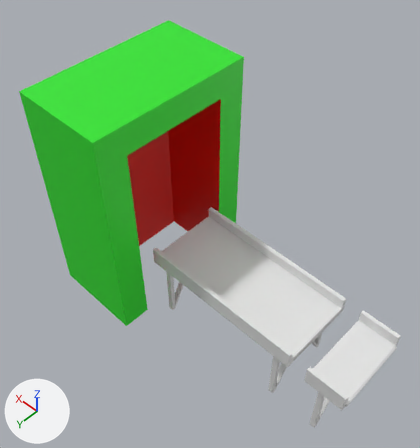
The Blender file Assets/Models/Conveyor.blend as it was, and as the next commit left it.
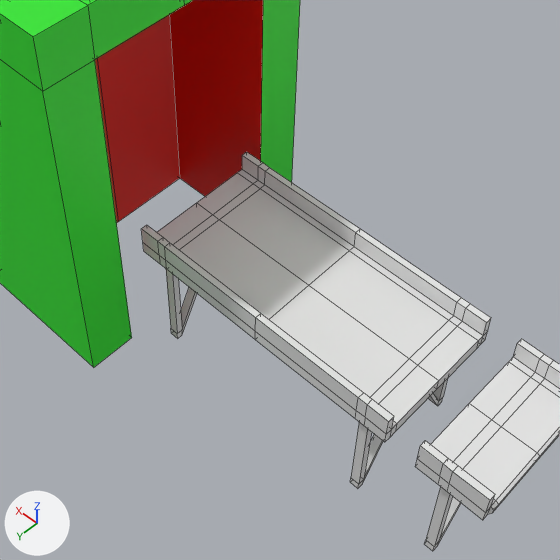
There are two pictures of each version: one whole from a 50 mm lens placed at (-16.5, 11.88, 22.68), pointed at (-5.31, 0.29, 5.73), one close up on the part from 18% to 92% of the width and 27% to 97% of the height. Lighting does not change. The marker at lower left points along +X, +Y and +Z. The close-ups show mesh edges as thin lines.

Script lines for the objects in view, before the commit:
```python
me_cube = bpy.data.meshes.new('Cube')
me_cube.from_pydata(...)  # 21 vertices, 16 faces; spans x -3.28..1.0, y 0.0..3.71, z -5.33..5.33
# faces by material slot: [13, 3]
me_cube.materials.append(mat_material)  # green #2ce729
me_cube.materials.append(mat_material_001)  # red #e71500
me_cube_002 = bpy.data.meshes.new('Cube.002')
me_cube_002.from_pydata(...)  # 52 vertices, 43 faces; spans x 0.0..3.72, y 0.0..1.79, z -3.18..0.66
me_cube_004 = bpy.data.meshes.new('Cube.004')
me_cube_004.from_pydata(...)  # 102 vertices, 103 faces; spans x 1.97..3.72, y -1.79..1.79, z -3.18..0.66
ob_conveyor_end = bpy.data.objects.new('Conveyor End', me_cube_004)
ob_conveyor_end.location = (-15.33, 0.0, 3.22)
ob_conveyor_entrance = bpy.data.objects.new('Conveyor Entrance', me_cube)
ob_conveyor_entrance.location = (0.0, 0.0, 5.35)
_m = ob_conveyor_entrance.modifiers.new('Mirror', 'MIRROR')
_m.use_axis = (False, True, False)
ob_conveyor_piece = bpy.data.objects.new('Conveyor piece', me_cube_002)
ob_conveyor_piece.location = (-7.09, 0.0, 3.22)
_m = ob_conveyor_piece.modifiers.new('Mirror', 'MIRROR')
_m.use_axis = (True, True, False)
_m.use_clip = True
```
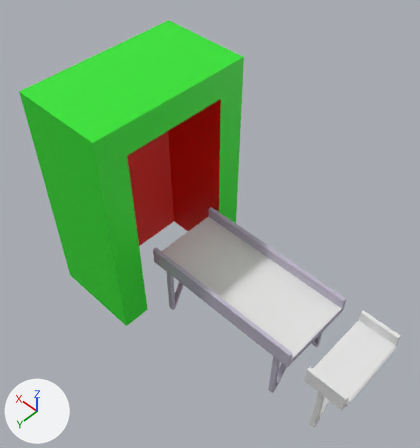
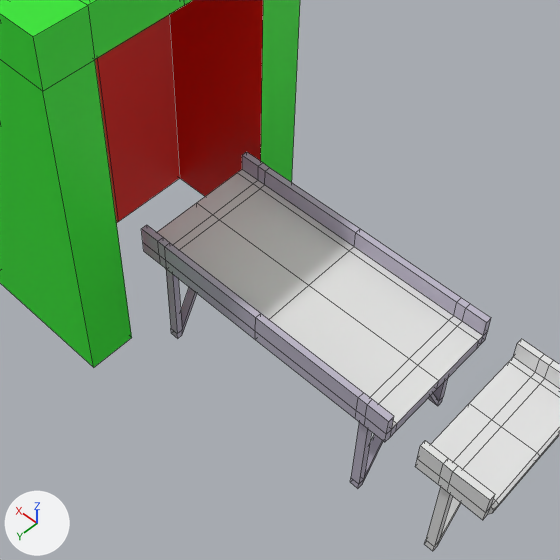
Where the newer file only moved an object's origin or applied its transform, the numbers keep the older frame.

Pixel boxes [x1, y1, x2, y2] of what changed, in the close-ups (560 x 560 px):
'Conveyor piece', reshaped, modifiers changed: [142, 152, 491, 488] in both
part 1 of me_cube_002, built on: after [241, 152, 491, 488]
part 2 of me_cube_002, recoloured: before [142, 152, 491, 488]; after [142, 225, 261, 339]

What changed in the scene script:
```text
Add mat_material_002:
    mat_material_002 = principled_material('Material.002')
    mat_material_002.base_color = (0.516, 0.475, 0.593)  # light grey #beb7ca
Add mat_material_003:
    mat_material_003 = principled_material('Material.003')
    mat_material_003.base_color = (0.8, 0.8, 0.8)  # white #e7e7e7
Change me_cube_002:
    used by ob_conveyor_piece; location = (-7.09, 0.0, 3.22)
    remove me_cube_002.from_pydata(...)  # 52 vertices, 43 faces; spans x 0.0..3.72, y 0.0..1.79, z -3.18..0.66
    add me_cube_002.from_pydata(...)  # 166 vertices, 170 faces; spans x -3.72..3.72, y -1.79..1.79, z -3.18..0.66
    me_cube_002 part 1
    1 face is deleted
    4 vertices are added at (-3.16, 0.0, -0.24), (-2.92, 0.0, -0.24), (-3.16, 0.0, -0.02), (-2.92, 0.0, -0.02)
    10 new vertices lie (-2.92, 0.0, 0.0) away from vertices in x 0.0, y 0.0..1.79, z -0.16..0.66
    10 new vertices lie (-0.24, 0.0, 0.0) away from vertices in x -2.92, y 0.0..1.79, z -0.16..0.66
    12 new vertices lie (0.0, -1.44, 0.0) away from vertices in x -3.16..3.72, y 0.0, z -0.16..0.16
    12 new vertices lie (-0.56, 0.0, 0.0) away from vertices in x -3.16, y -1.44..1.79, z -0.16..0.66
    14 new vertices lie (0.0, -0.18, 0.0) away from vertices in x -3.72..3.72, y -1.44, z -0.16..0.16
    12 new vertices lie (0.0, 0.0, -2.8) away from vertices in x -3.16..3.16, y -1.62..1.62, z -0.16
    12 new vertices lie (0.0, 0.0, -0.22) away from vertices in x -3.16..3.16, y -1.62..1.62, z -2.96
    9 new vertices lie (0.0, -0.17, 0.0) away from vertices in x -3.72..3.72, y -1.62, z -0.16..0.16
    9 new vertices lie (0.0, 0.0, 0.5) away from vertices in x -3.72..3.72, y -1.79..-1.62, z 0.16
    5 new vertices lie (0.0, 0.0, 0.32) away from vertices in x -3.16..3.16, y -1.79, z -0.16
    5 new vertices lie (0.0, 0.0, 0.5) away from vertices in x -3.16..3.16, y -1.79, z 0.16
    110 new faces join them, mat_material_002 (light grey #beb7ca)
    18 new faces join them, mat_material_003 (white #e7e7e7)
    me_cube_002 part 2: 37 faces spanning x 0.0..3.72, y 0.0..1.79, z -3.18..0.66 switch from no material to mat_material_002 (light grey #beb7ca)
    add me_cube_002.materials.append(mat_material_003)  # white #e7e7e7
Change ob_conveyor_piece:
    remove _m = ob_conveyor_piece.modifiers.new('Mirror', 'MIRROR')
    remove _m.use_axis = (True, True, False)
    remove _m.use_clip = True
```
